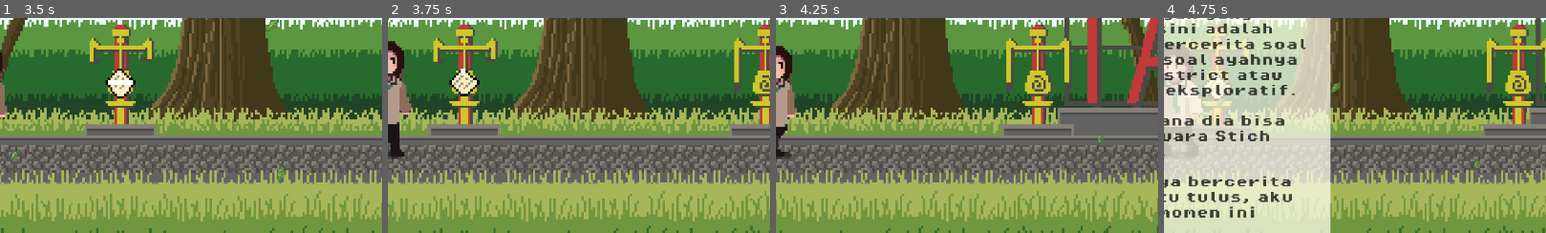
Above: before the commit, frames 1-4 (left to right).
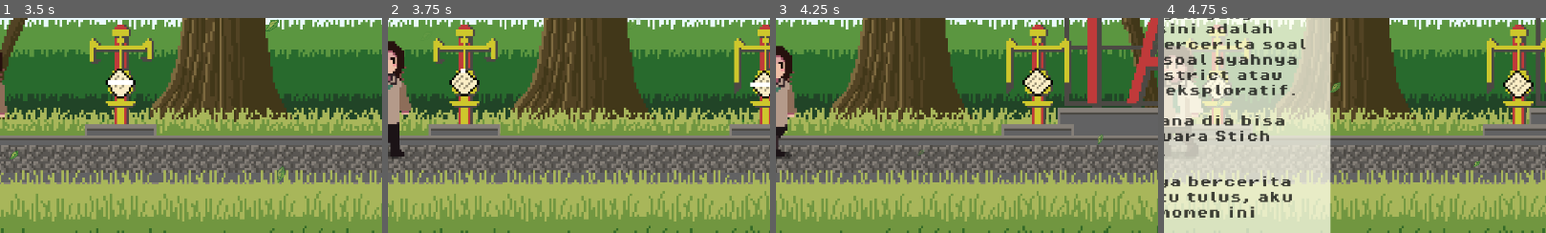
Above: after the commit, the same moments.

Repository: karelmeasure/C-Users-KarelMesura-Documents-zia-prototype
Game: Godot game, scene res://world/TamanFitnes.tscn
The game is run twice, just before and just after one commit, with the same random seed, the same clock (stepped at 60 frames per second) and the same inputs. This scene is started directly instead of the project's main scene. Video files are missing from this copy of the repository; at most half a second of black plays in their place.
Inputs:
- Up to frame 1 (3.5 s): tap Enter at 0.5 s; hold E (Interact) 0.53-1.28 s; hold D (move_right) 0.53-2.03 s; tap E (Interact) at 1.35, 2.85 s; hold A (move_left) 2.03-2.78 s; hold E (Interact) 2.03-2.78 s; tap F (attack) at 2.1 s; hold D (move_right) from 2.78 s (still down)
- Up to frame 2 (3.75 s): keep holding D (move_right); hold E (Interact) from 3.53 s (still down)
- Up to frame 3 (4.25 s): keep holding D (move_right); keep holding E (Interact)
- Up to frame 4 (4.75 s): release D (move_right) at 4.28 s; release E (Interact) at 4.28 s; hold A (move_left) from 4.28 s (still down); tap F (attack) at 4.35 s; tap E (Interact) at 4.55 s
The pictures show only the part of the screen within x 50-100%, y 40-90%; the shares and areas given below are measured in that part.

Frame 1 is identical in both runs. In frame 2, 0.5% of the frame differs, in the area x 94-100%, y 24-38%; in frame 3, 0.6%; in frame 4, 0.6%, in the area x 88-97%, y 24-38%.

Commit message:
nambah kertas

Diff:
--- a/zia-prototype/interactions/kertas_halte.gd
+++ b/zia-prototype/interactions/kertas_halte.gd
@@ -12,4 +12,4 @@
 
 func _on_interact():
 	if journal_ui:
-		journal_ui.show_journal("Kalau aku disuruh memilih satu momen favorit bersama Jia sejauh ini, aku akan memilih momen kehujanan di halte bus.\n\nKetika kami menuju braga, tiba-tiba hujan deras sehingga aku menyuruhnya untuk turun duluan buat meneduh, sementara aku parkir motor.\n\nLalu ket …(191 unchanged characters)…
+		journal_ui.show_journal("Kalau aku disuruh memilih satu momen favorit bersama Jia sejauh ini, aku akan memilih momen kehujanan di halte bus.\n\nKetika kami sedang menuju braga, tiba-tiba turun hujan yang membuat kami harus menepi, aku menyuruhnya untuk meneduh duluan sementara aku parkir motor.\n\nLalu ket …(191 unchanged characters)…
--- /dev/null
+++ b/zia-prototype/interactions/kertas_taman2.tscn
@@ -0,0 +1,144 @@
+[gd_scene load_steps=23 format=3 uid="uid://c4rrlnxjy72r4"]
+
+[ext_resource type="Texture2D" uid="uid://b1rqlmqvi5vvq" path="res://Asset/kertas.png" id="1_5a8rb"]
+[ext_resource type="Script" uid="uid://c7pugfowciivw" path="res://interactions/kertas_taman_2.gd" id="2_infum"]
+[ext_resource type="PackedScene" uid="uid://bef7013thio5j" path="res://interactions/interaction area/interaction_area.tscn" id="3_infum"]
+
+[sub_resource type="AtlasTexture" id="AtlasTexture_3h32w"]
+atlas = ExtResource("1_5a8rb")
+region = Rect2(0, 0, 17, 15)
+
+[sub_resource type="AtlasTexture" id="AtlasTexture_jx1ev"]
+atlas = ExtResource("1_5a8rb")
+region = Rect2(17, 0, 17, 15)
+
+[sub_resource type="AtlasTexture" id="AtlasTexture_1s30f"]
+atlas = ExtResource("1_5a8rb")
+region = Rect2(34, 0, 17, 15)
+
+[sub_resource type="AtlasTexture" id="AtlasTexture_1tc6o"]
+atlas = ExtResource("1_5a8rb")
+region = Rect2(51, 0, 17, 15)
+
+[sub_resource type="AtlasTexture" id="AtlasTexture_e2bhe"]
+atlas = ExtResource("1_5a8rb")
+region = Rect2(68, 0, 17, 15)
+
+[sub_resource type="AtlasTexture" id="AtlasTexture_0ck3x"]
+atlas = ExtResource("1_5a8rb")
+region = Rect2(85, 0, 17, 15)
+
+[sub_resource type="AtlasTexture" id="AtlasTexture_hdw8o"]
+atlas = ExtResource("1_5a8rb")
+region = Rect2(102, 0, 17, 15)
+
+[sub_resource type="AtlasTexture" id="AtlasTexture_x850x"]
+atlas = ExtResource("1_5a8rb")
+region = Rect2(119, 0, 17, 15)
+
+[sub_resource type="AtlasTexture" id="AtlasTexture_quakv"]
+atlas = ExtResource("1_5a8rb")
+region = Rect2(136, 0, 17, 15)
+
+[sub_resource type="AtlasTexture" id="AtlasTexture_b07uf"]
+atlas = ExtResource("1_5a8rb")
+region = Rect2(153, 0, 17, 15)
+
+[sub_resource type="AtlasTexture" id="AtlasTexture_mx8hg"]
+atlas = ExtResource("1_5a8rb")
+region = Rect2(170, 0, 17, 15)
+
+[sub_resource type="AtlasTexture" id="AtlasTexture_05fxx"]
+atlas = ExtResource("1_5a8rb")
+region = Rect2(187, 0, 17, 15)
+
+[sub_resource type="AtlasTexture" id="AtlasTexture_ceaw5"]
+atlas = ExtResource("1_5a8rb")
+region = Rect2(204, 0, 17, 15)
+
+[sub_resource type="AtlasTexture" id="AtlasTexture_2vv42"]
+atlas = ExtResource("1_5a8rb")
+region = Rect2(221, 0, 17, 15)
+
+[sub_resource type="AtlasTexture" id="AtlasTexture_s58yd"]
+atlas = ExtResource("1_5a8rb")
+region = Rect2(238, 0, 17, 15)
+
+[sub_resource type="AtlasTexture" id="AtlasTexture_b8cln"]
+atlas = ExtResource("1_5a8rb")
+region = Rect2(255, 0, 17, 15)
+
+[sub_resource type="AtlasTexture" id="AtlasTexture_05vgk"]
+atlas = ExtResource("1_5a8rb")
+region = Rect2(272, 0, 17, 15)
+
+[sub_resource type="SpriteFrames" id="SpriteFrames_ach4s"]
+animations = [{
+"frames": [{
+"duration": 1.0,
+"texture": SubResource("AtlasTexture_3h32w")
+}, {
+"duration": 1.0,
+"texture": SubResource("AtlasTexture_jx1ev")
+}, {
+"duration": 1.0,
+"texture": SubResource("AtlasTexture_1s30f")
+}, {
+"duration": 1.0,
+"texture": SubResource("AtlasTexture_1tc6o")
+}, {
+"duration": 1.0,
+"texture": SubResource("AtlasTexture_e2bhe")
+}, {
+"duration": 1.0,
+"texture": SubResource("AtlasTexture_0ck3x")
+}, {
+"duration": 1.0,
+"texture": SubResource("AtlasTexture_hdw8o")
+}, {
+"duration": 1.0,
+"texture": SubResource("AtlasTexture_x850x")
+}, {
+"duration": 1.0,
+"texture": SubResource("AtlasTexture_quakv")
+}, {
+"duration": 1.0,
+"texture": SubResource("AtlasTexture_b07uf")
+}, {
+"duration": 1.0,
+"texture": SubResource("AtlasTexture_mx8hg")
+}, {
+"duration": 1.0,
+"texture": SubResource("AtlasTexture_05fxx")
+}, {
+"duration": 1.0,
+"texture": SubResource("AtlasTexture_ceaw5")
+}, {
+"duration": 1.0,
+"texture": SubResource("AtlasTexture_2vv42")
+}, {
+"duration": 1.0,
+"texture": SubResource("AtlasTexture_s58yd")
+}, {
+"duration": 1.0,
+"texture": SubResource("AtlasTexture_b8cln")
+}, {
+"duration": 1.0,
+"texture": SubResource("AtlasTexture_05vgk")
+}],
+"loop": true,
+"name": &"default",
+"speed": 10.0
+}]
+
+[sub_resource type="RectangleShape2D" id="RectangleShape2D_3h32w"]
+
+[node name="KertasTaman2" type="AnimatedSprite2D"]
+sprite_frames = SubResource("SpriteFrames_ach4s")
+frame_progress = 0.693427
+script = ExtResource("2_infum")
+
+[node name="InteractionArea" parent="." instance=ExtResource("3_infum")]
+
+[node name="CollisionShape2D" type="CollisionShape2D" parent="InteractionArea"]
+shape = SubResource("RectangleShape2D_3h32w")
--- /dev/null
+++ b/zia-prototype/interactions/kertas_taman_2.gd
@@ -0,0 +1,15 @@
+extends AnimatedSprite2D
+
+@onready var interaction_area: InteractionArea = $InteractionArea
+@onready var sprite = $"."
+var journal_ui
+
+func _ready():
+	sprite.play("default")
+	journal_ui = get_parent().get_node("JournalUI")
+	interaction_area.interact = Callable(self, "_on_interact")
+
+
+func _on_interact():
+	if journal_ui:
+		journal_ui.show_journal("Ketika bersamanya, aku merasa nyaman untuk membuka diri, aku ingin dia mengenalku lebih jauh, kalau hatiku adalah sebuah bioskop, maka aku akan membiarkan dia masuk untuk menonton ceritaku tanpa perlu membeli tiket.\n\nTapi kenapa ya? meskipun aku baru mengenalnya sebentar, tapi menurutku dia spesial.\n\nAku jadi bertanya-tanya apakah dia juga akan melakukan hal yang sama untukku?")
--- a/zia-prototype/world/TamanFitnes.tscn
+++ b/zia-prototype/world/TamanFitnes.tscn
@@ -22,6 +22,7 @@
 [ext_resource type="FontFile" uid="uid://jgx63ymgkg6f" path="res://Asset/font/Pixelcraft - Personal Use.ttf" id="19_c2qsb"]
 [ext_resource type="Script" uid="uid://cue22h7jd76qq" path="res://world/AttackHint.gd" id="20_18xrh"]
 [ext_resource type="PackedScene" uid="uid://bkvcf8u60lta3" path="res://world/transition.tscn" id="20_c2qsb"]
+[ext_resource type="PackedScene" uid="uid://c4rrlnxjy72r4" path="res://interactions/kertas_taman2.tscn" id="23_0jltt"]
 
 [sub_resource type="AtlasTexture" id="AtlasTexture_18xrh"]
 atlas = ExtResource("8_c2qsb")
@@ -246,3 +247,6 @@
 
 [node name="Transition" parent="." instance=ExtResource("20_c2qsb")]
 visible = false
+
+[node name="KertasTaman2" parent="." instance=ExtResource("23_0jltt")]
+position = Vector2(-221, 12.49)
Not shown, added: zia-prototype/interactions/kertas_taman_2.gd.uid
Not shown: 1 places in zia-prototype/world/TamanFitnes.tscn that only renumber resources
